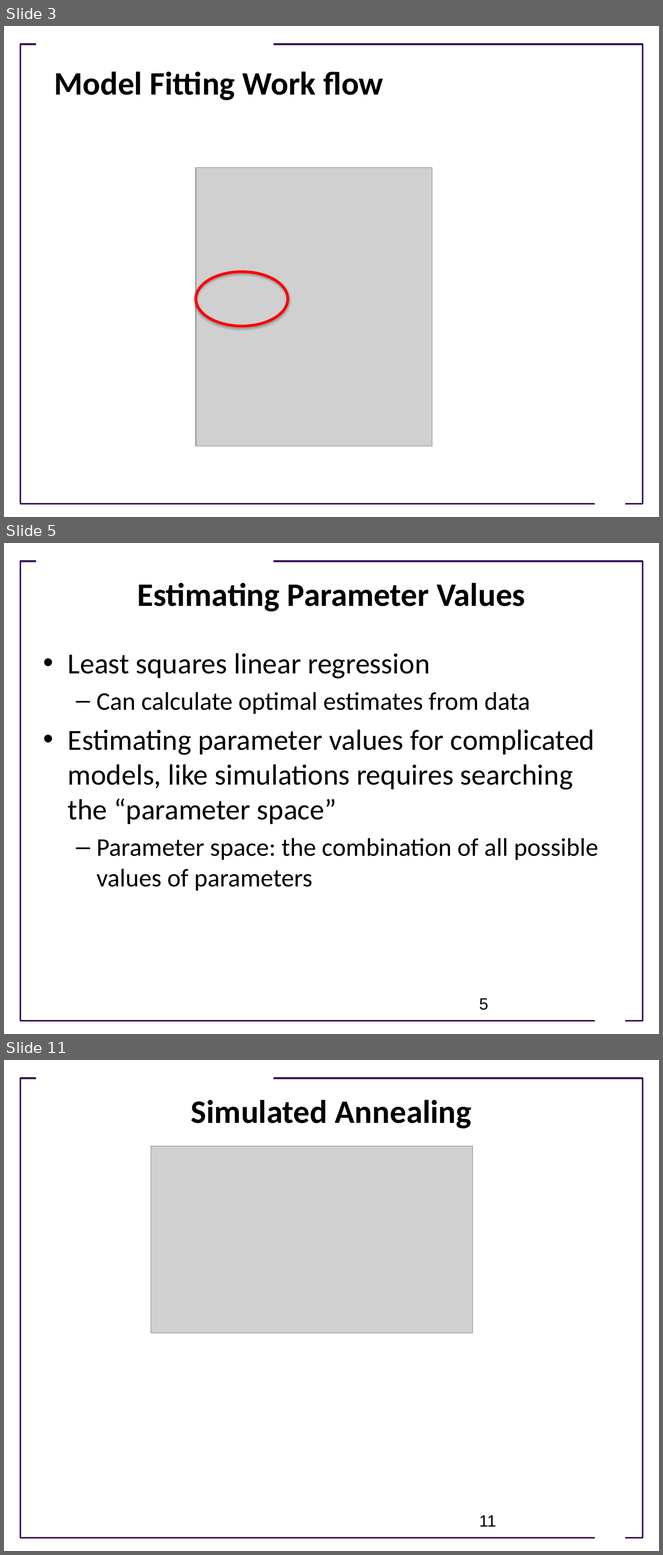
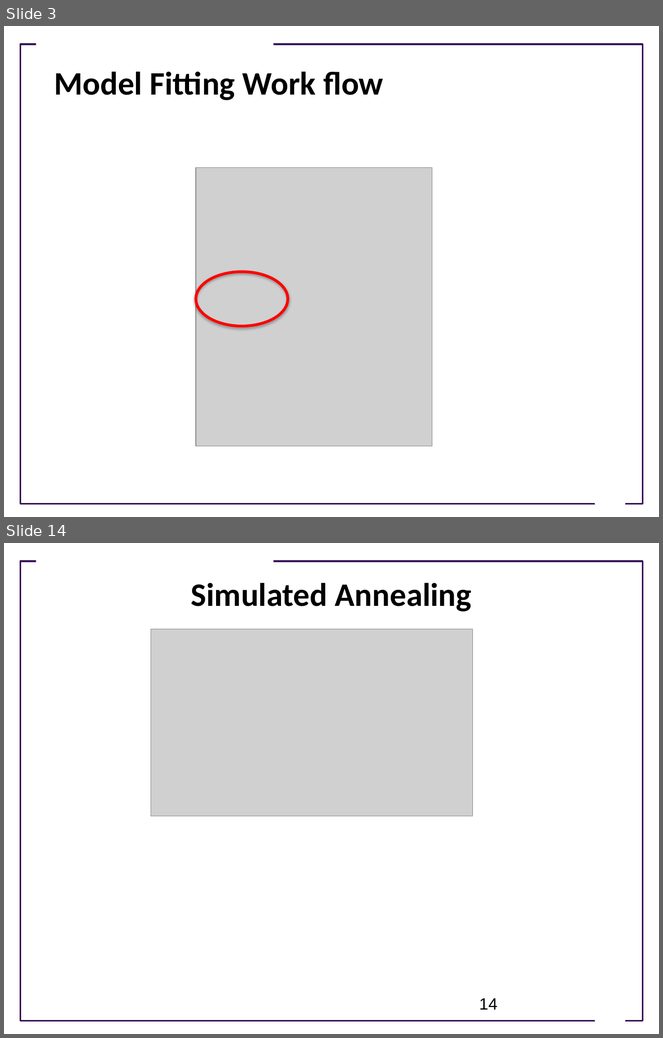
Before and after one commit to ModelEngineering/advancing-biomedical-models, a slide deck: Lectures/Lecture_8_Model_Fitting_Optimization_Techniques.pptx. Shown one above the other, each under a label of ours: slides 3, 5 and 11 before the commit, slides 3 and 14 after it; the slides between them are not shown. The pictures are 663x1555 and 663x1038 pixels, drawn with LibreOffice and Linux fonts; fonts in the diff are those of the drawing; grey boxes stand for pictures; background and template pictures are left out. Boxes give left, top, right and bottom in pixels: in the first picture for what was removed or moved away, otherwise in the second. Text is boxed around its words. In the diff, an @@ line names an element or a change of style, - is before the commit and + after.

```diff
--- a/Lectures/Lecture_8_Model_Fitting_Optimization_Techniques.pptx
+++ b/Lectures/Lecture_8_Model_Fitting_Optimization_Techniques.pptx
@@ slide 5 removed at box(4, 543, 659, 1034), background #FFFFFF; not listed: 3 template elements that a slide beside it also shows @@
@@ title removed at box(137, 583, 526, 612) @@
-Estimating Parameter Values
@@ text removed at box(68, 653, 598, 891) @@
-• Least squares linear regression
-  – Can calculate optimal estimates from data
-• Estimating parameter values for complicated models, like simulations requires searching the “parameter space”
-  – Parameter space: the combination of all possible values of parameters
@@ page number removed at box(479, 999, 489, 1010) @@
-5
@@ what was slide 11 is now slide 14 @@
@@ page number at box(479, 999, 497, 1010): text changed @@
-11
+14
```
Also in this commit, not shown: 3 slides changed, 7 slides added, 3 other slides removed.
